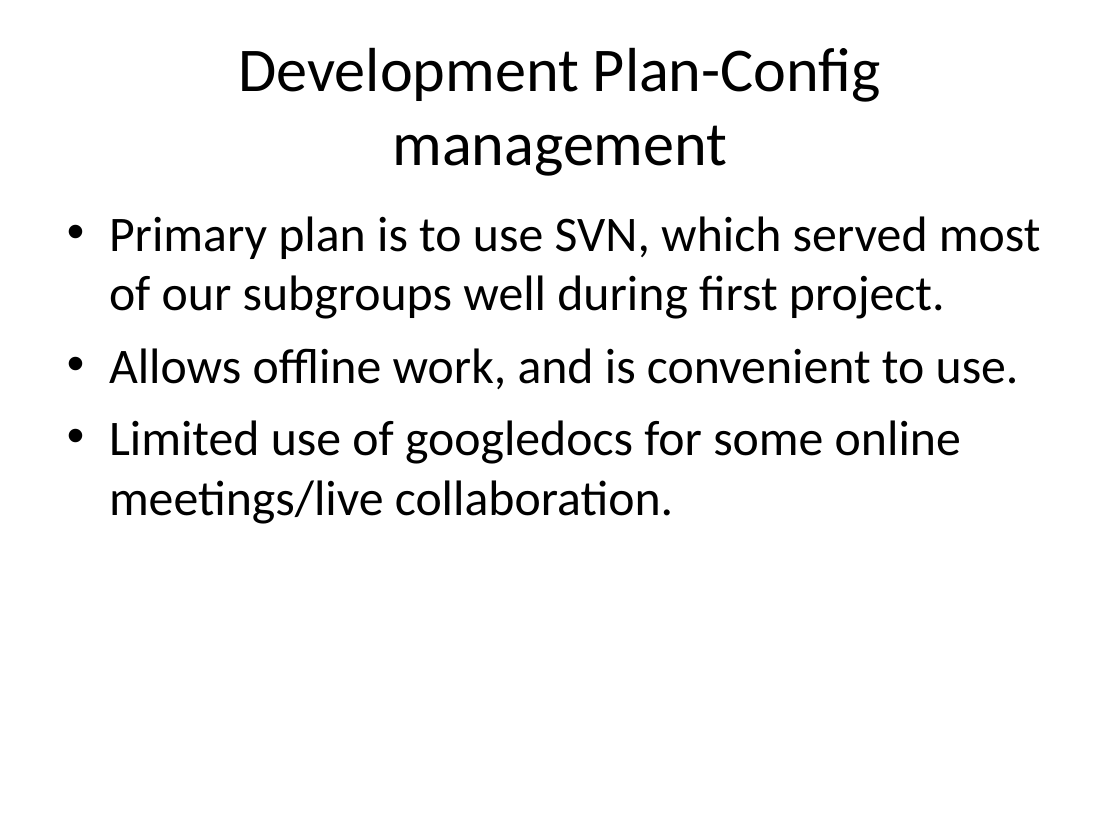
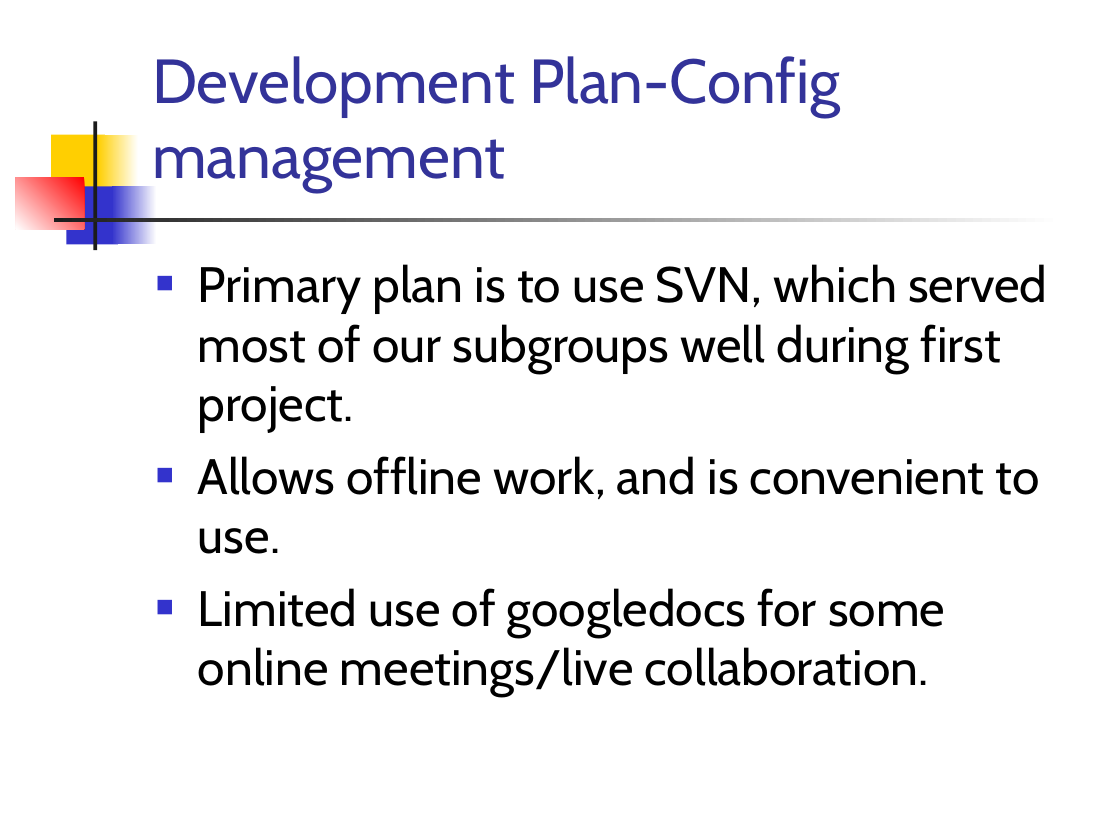
Before and after one commit to satpreetsingh/182mainproject, a slide deck: slide 10 of Documentation/04_10_Presentation.ppt (slide 9 before the commit). Drawn at 1120x840 pixels with LibreOffice and Linux fonts; fonts in the diff are those of the drawing. Boxes give left, top, right and bottom in pixels: in the first picture for what was removed or moved away, otherwise in the second. Text is boxed around its words. In the diff, an @@ line names an element or a change of style, - is before the commit and + after.

```diff
--- a/Documentation/04_10_Presentation.ppt
+++ b/Documentation/04_10_Presentation.ppt
@@ title "Development Plan-Config management": place and size @@
-title "Development Plan-Config management" at (239,47,881,176)
+title "Development Plan-Config management" at (152,56,841,192)
@@ title "Development Plan-Config management" at (152,56,841,192): font Calibri to Cabin, text colour #000000 to #333399; alignment centre to left @@
@@ rectangle added at (52,134,105,193), fill #FFCF01 @@
@@ rectangle added at (93,121,96,250), fill #1C1C1C @@
@@ rectangle added at (99,134,139,193), fill gradient #FFFFFF to #FFCF01 @@
@@ rectangle added at (16,177,84,228), fill gradient #FF0000 to #FFFFFF @@
@@ rectangle added at (66,186,118,244), fill #3333CC @@
@@ rectangle added at (112,186,157,244), fill gradient #FFFFFF to #3333CC @@
@@ rectangle added at (54,218,1062,222), fill gradient #FFFFFF to #1C1C1C @@
@@ text "Primary plan is to use ...": place and size @@
-text "Primary plan is to use ..." at (109,216,1041,524)
+text "Primary plan is to use ..." at (198,264,1047,696)
@@ text "Primary plan is to use ..." at (198,264,1047,696): font Calibri to Cabin; bullet • to ■; bullet colour #000000 to #3333CC @@
```
Also in this commit, not shown: 6 other slides changed, 11 slides added, 5 slides removed, 1 other file.
